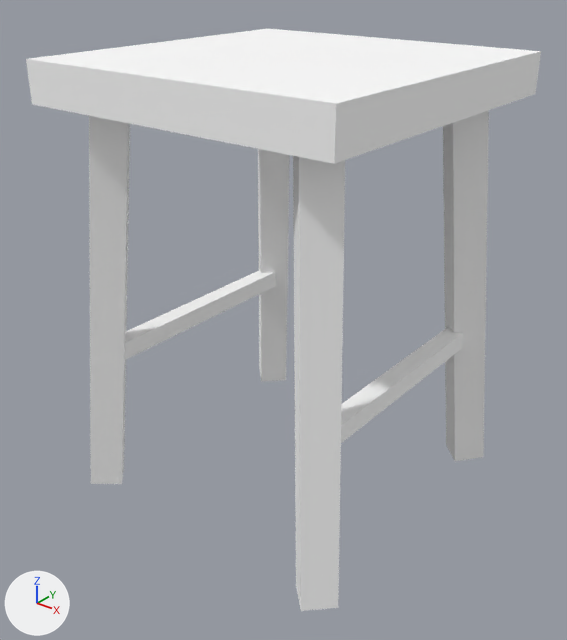
Two versions of the glTF model games/yorimichi/assets/belmonte/meshes/SM_BM_BP_Stool.glb, one commit apart.
Before and after are seen from a 50 mm lens placed at (0.471, -0.602, 0.557), pointed at (0.004, -0.018, 0.195). Arrows for +X, +Y and +Z are at lower left; the lights stay in place. The picture after the commit comes second. Vertices at exactly the same position are counted once.

In view in the first picture: 'SM_BM_BP_Stool'.
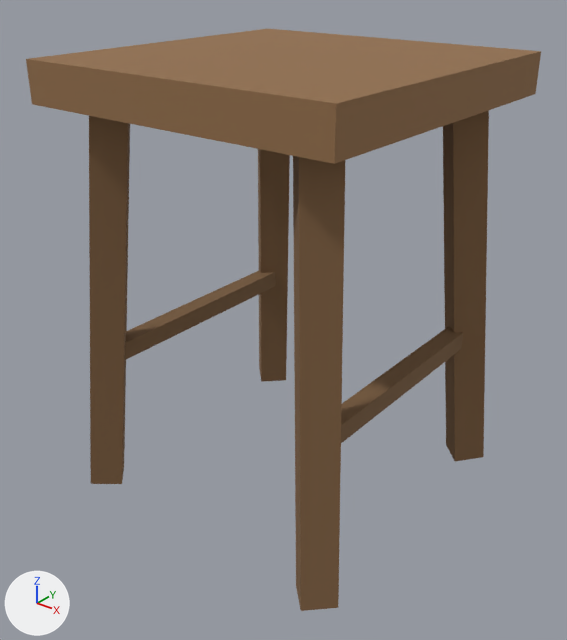
Where the change shows, as pixel boxes [x1, y1, x2, y2] in the pictures (567 x 640 px):
part 1 of me_sm_bp_stool, recoloured (white to brown): [26, 29, 541, 611] in both

The edits, one by one:
me_sm_bp_stool has 56 vertices, 84 faces and spans x -0.175..0.175, y -0.175..0.175, z -0.002..0.46.
me_sm_bp_stool is used by ob_sm_bm_bp_stool; location (0.0, 0.0, 0.0).
me_sm_bp_stool part 1: 84 faces centred in x -0.17..0.17, y -0.17..0.17, z -0.001..0.46 are repainted in the vertex colours; the middle colour goes from white #ffffff to brown #836343.
